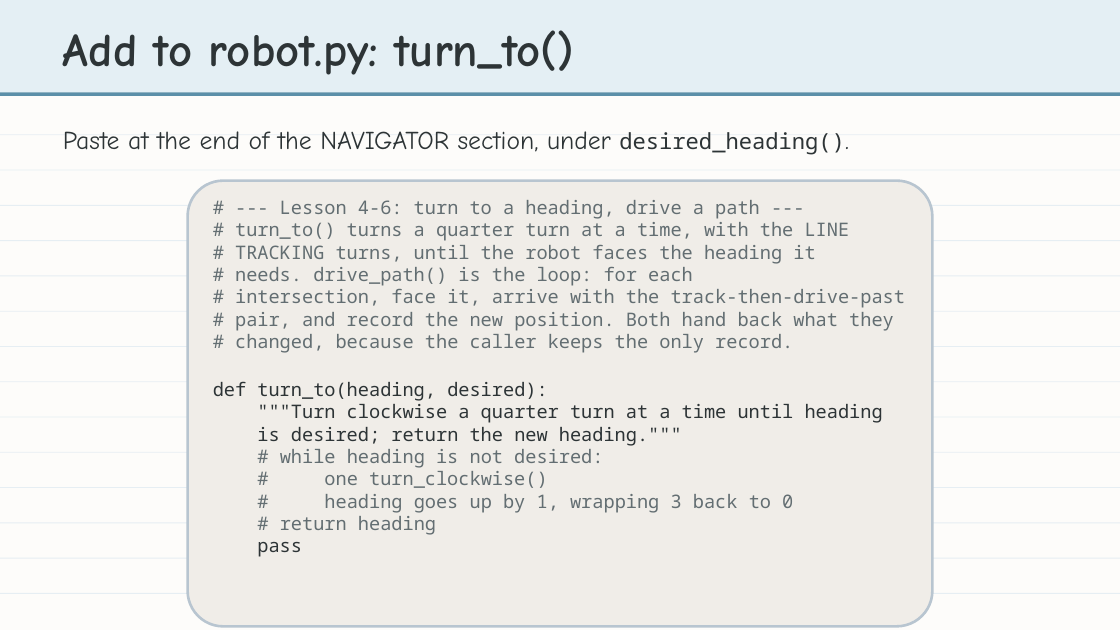
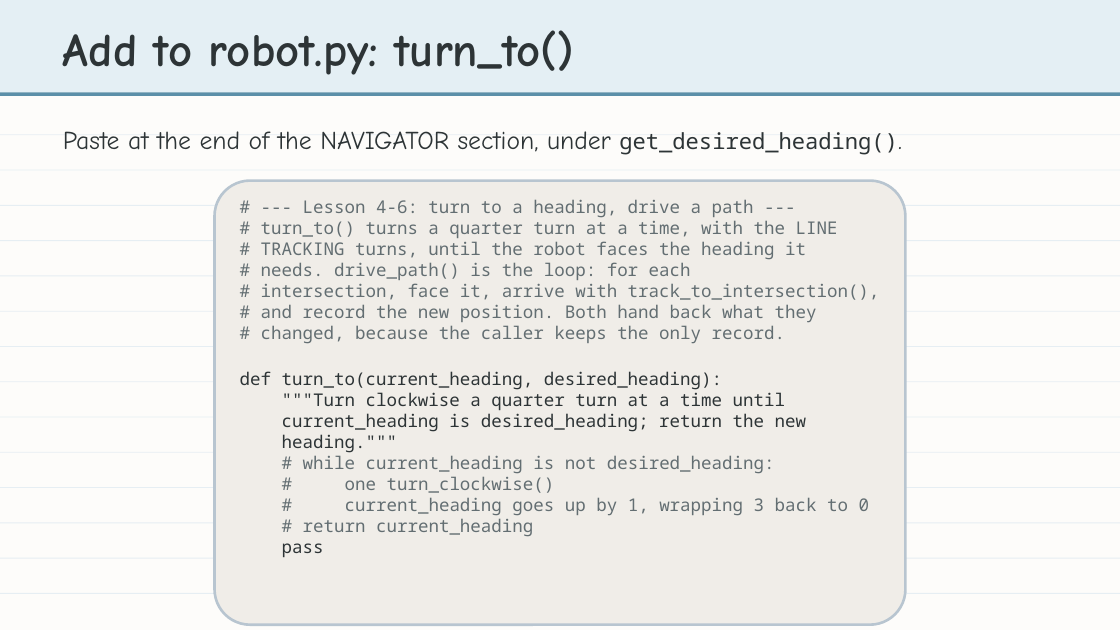
Before and after one commit to bradamiller/LearningPython, a slide deck: slide 4 of static/slides/module-04-manhattan/module-4-lesson-06-driving-the-path.pptx (slide 7 before the commit). Drawn at 1120x630 pixels with LibreOffice and Linux fonts; fonts in the diff are those of the drawing. Boxes give left, top, right and bottom in pixels: in the first picture for what was removed or moved away, otherwise in the second. Text is boxed around its words. In the diff, an @@ line names an element or a change of style, - is before the commit and + after.

```diff
--- a/static/slides/module-04-manhattan/module-4-lesson-06-driving-the-path.pptx
+++ b/static/slides/module-04-manhattan/module-4-lesson-06-driving-the-path.pptx
@@ text at bbox=[63, 131, 898, 155]: text changed @@
-Paste at the end of the NAVIGATOR section, under desired_heading().
+Paste at the end of the NAVIGATOR section, under get_desired_heading().
@@ rounded rectangle: place and size @@
-rounded rectangle at bbox=[187, 181, 933, 627]
+rounded rectangle at bbox=[214, 181, 905, 625]
@@ text "# --- Lesson 4-6: turn ...": place and size @@
-text "# --- Lesson 4-6: turn ..." at bbox=[213, 200, 906, 557]
+text "# --- Lesson 4-6: turn ..." at bbox=[240, 199, 880, 557]
@@ text at bbox=[261, 199, 838, 557]: size 16 to 15 pt in "# --- Lesson 4-6: turn to a ...", "# turn_to() turns a quarter turn at ...", "# TRACKING turns, until the robot faces ...", "# needs. drive_path() is the loop: for ..." and 3 more places @@
@@ text at bbox=[261, 283, 880, 322]: text changed; size 16 to 15 pt @@
-# intersection, face it, arrive with the track-then-drive-past
-# pair, and record the new position. Both hand back what they
+# intersection, face it, arrive with track_to_intersection(),
+# and record the new position. Both hand back what they
@@ text at bbox=[240, 371, 806, 473]: text changed; size 16 to 15 pt @@
-def turn_to(heading, desired):
-"""Turn clockwise a quarter turn at a time until heading
-is desired; return the new heading."""
-# while heading is not desired:
+def turn_to(current_heading, desired_heading):
+"""Turn clockwise a quarter turn at a time until
+current_heading is desired_heading; return the new
+heading."""
+# while current_heading is not desired_heading:
@@ text at bbox=[303, 497, 869, 536]: text changed; size 16 to 15 pt @@
-# heading goes up by 1, wrapping 3 back to 0
-# return heading
+# current_heading goes up by 1, wrapping 3 back to 0
+# return current_heading
```
Also in this commit, not shown: 10 other slides changed, 5 slides removed, 8 other files.
